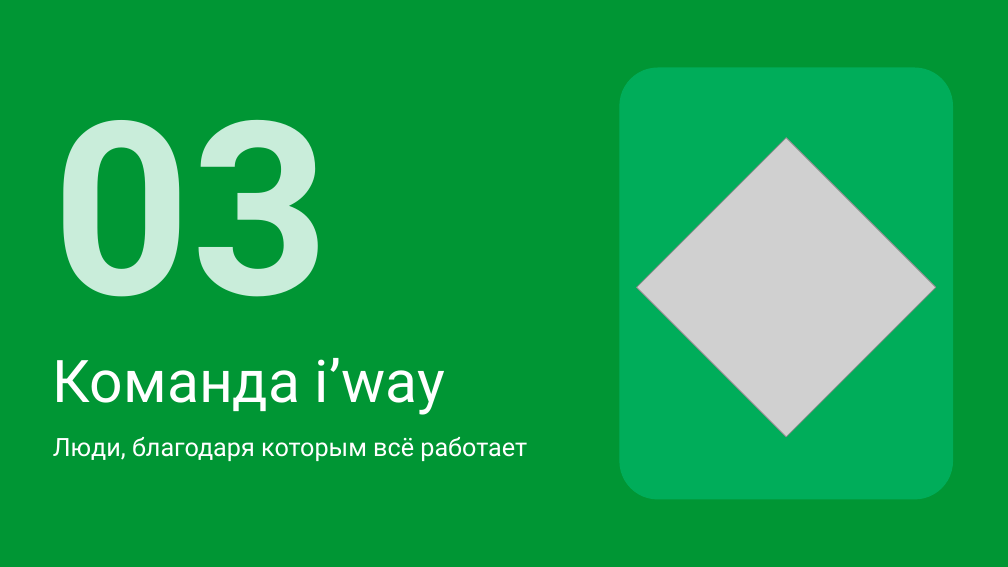
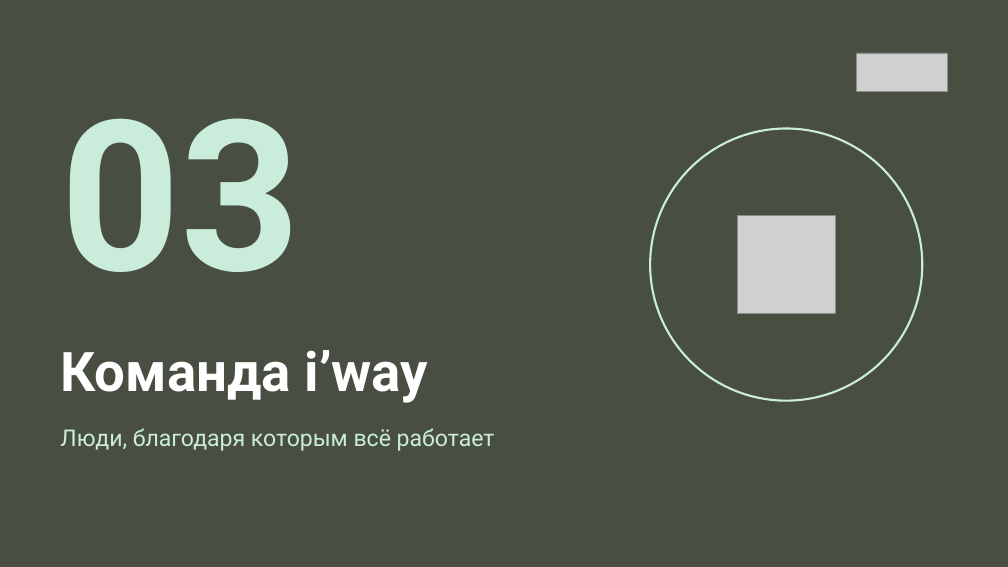
Before and after one commit to hriwayhr/HR-projects, a slide deck: slide 18 of presentations/HR-iway-onboarding-2026.pptx. Drawn at 1008x567 pixels with LibreOffice and Linux fonts; fonts in the diff are those of the drawing; grey boxes stand for pictures. Boxes give left, top, right and bottom in pixels: in the first picture for what was removed or moved away, otherwise in the second. Text is boxed around its words. In the diff, an @@ line names an element or a change of style, - is before the commit and + after.

```diff
--- a/presentations/HR-iway-onboarding-2026.pptx
+++ b/presentations/HR-iway-onboarding-2026.pptx
@@ background #009634 to #484E41 @@
@@ picture added at (857, 53, 948, 92) @@
@@ text "03": place and size @@
-text "03" at (53, 120, 330, 297)
+text "03" at (60, 118, 301, 272)
@@ text "03" at (60, 118, 301, 272): size 230 to 200 pt @@
@@ rounded rectangle removed at (620, 68, 953, 499) @@
@@ picture removed at (637, 138, 936, 437) @@
@@ ellipse added at (650, 129, 923, 401), fill #484E41, outline #C9EDDA 2 pt @@
@@ picture added at (737, 216, 836, 314) @@
@@ title "Команда i’way": place and size @@
-title "Команда i’way" at (53, 358, 445, 415)
+title "Команда i’way" at (60, 350, 429, 403)
@@ title "Команда i’way" at (60, 350, 429, 403): size 56 to 52 pt, bold on @@
@@ text "Люди, благодаря которым всё работает": place and size @@
-text "Люди, благодаря которым всё работает" at (53, 437, 527, 461)
+text "Люди, благодаря которым всё работает" at (60, 428, 495, 451)
@@ text "Люди, благодаря которым всё работает" at (60, 428, 495, 451): size 24 to 22 pt, text colour #FFFFFF to #C9EDDA @@
```
Also in this commit, not shown: 27 other slides changed, 4 other files.
